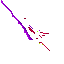
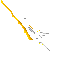
Layer changes from the first 64x64 image to the second:
painted on "exe_lilac_mpbl.png" over [1, 0, 50, 51]
